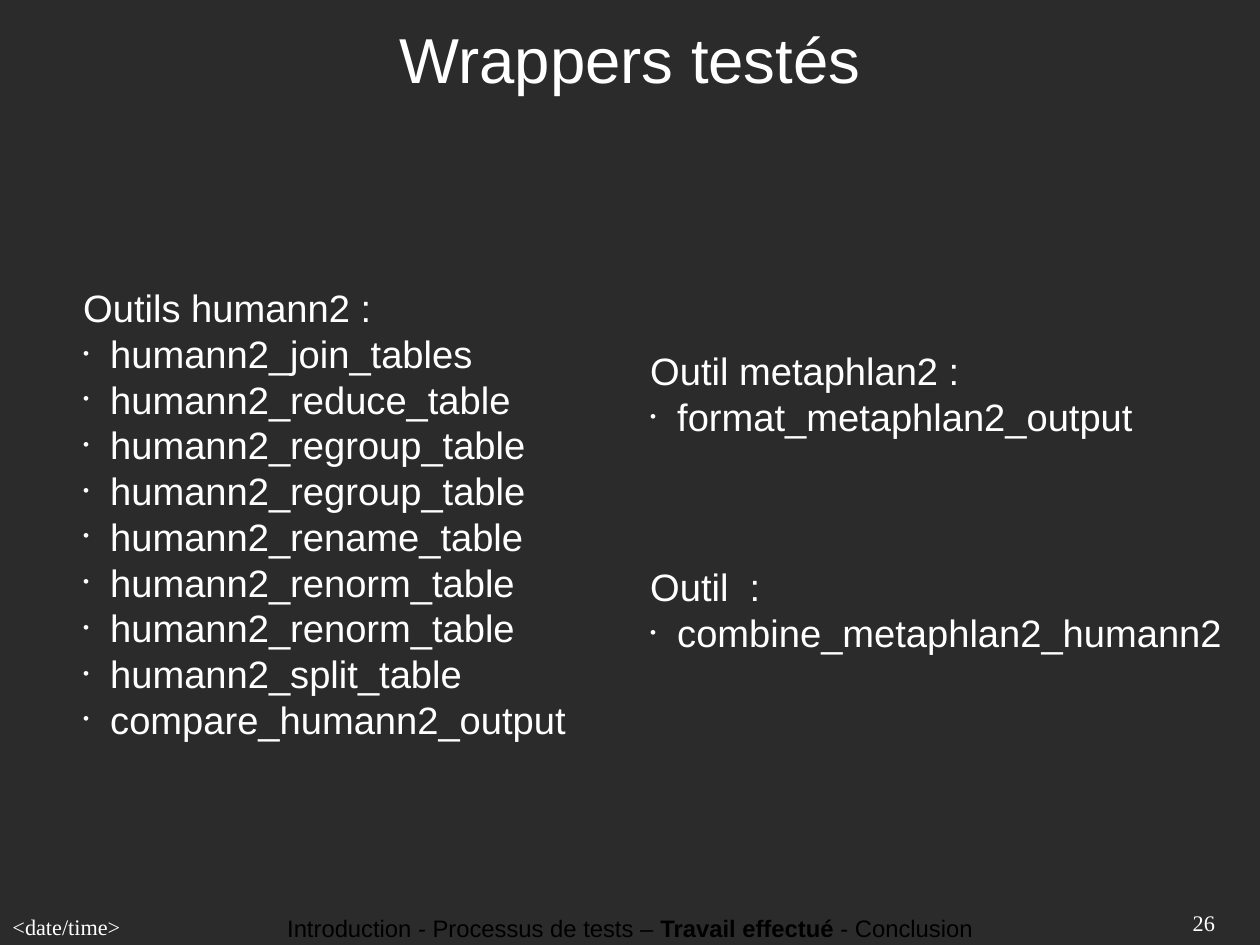
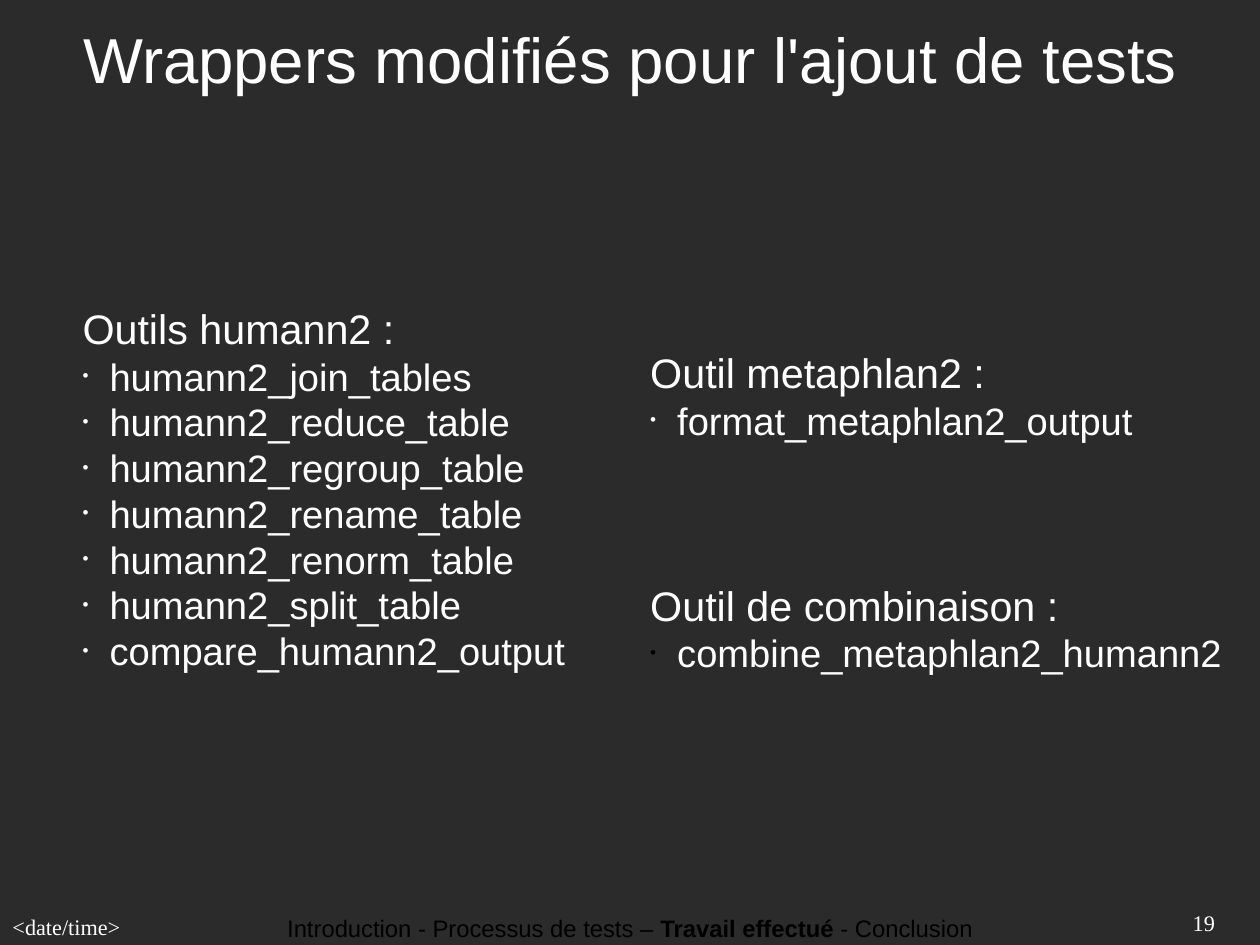
Before and after one commit to theymard1/Internship_report, a slide deck: slide 19 of presentation_6_juin/Diaporama_presentation_6_juin.odp (slide 26 before the commit). Drawn at 1260x945 pixels with LibreOffice and Linux fonts; fonts in the diff are those of the drawing; background and template pictures are left out; a plain dark background stands for a picture behind light text. Boxes give left, top, right and bottom in pixels: in the first picture for what was removed or moved away, otherwise in the second. Text is boxed around its words. In the diff, an @@ line names an element or a change of style, - is before the commit and + after.

```diff
--- a/presentation_6_juin/Diaporama_presentation_6_juin.odp
+++ b/presentation_6_juin/Diaporama_presentation_6_juin.odp
@@ title at bbox=[83, 36, 1177, 95]: text changed @@
-Wrappers testés
+Wrappers modifiés pour l'ajout de tests
@@ text "Outils humann2 :": place and size @@
-text "Outils humann2 :" at bbox=[83, 294, 565, 742]
+text "Outils humann2 :" at bbox=[83, 314, 565, 673]
@@ text at bbox=[83, 314, 371, 345]: size 24 to 26 pt in "Outils humann2 :" @@
@@ text at bbox=[650, 358, 962, 397]: size 24 to 26 pt in "Outil metaphlan2 :" @@
@@ text at bbox=[110, 477, 525, 513]: paragraph removed @@
-• humann2_regroup_table
@@ text at bbox=[110, 569, 514, 605]: paragraph removed @@
-• humann2_renorm_table
@@ text at bbox=[650, 591, 1221, 675]: paragraphs added @@
+Outil de combinaison :
+• combine_metaphlan2_humann2
@@ text removed at bbox=[650, 573, 1221, 655] @@
-Outil :
-• combine_metaphlan2_humann2
@@ page number at bbox=[1193, 916, 1215, 931]: text changed @@
-26
+19
```
Also in this commit, not shown: 15 other slides changed, 7 slides added, 10 slides removed, 9 other files.
